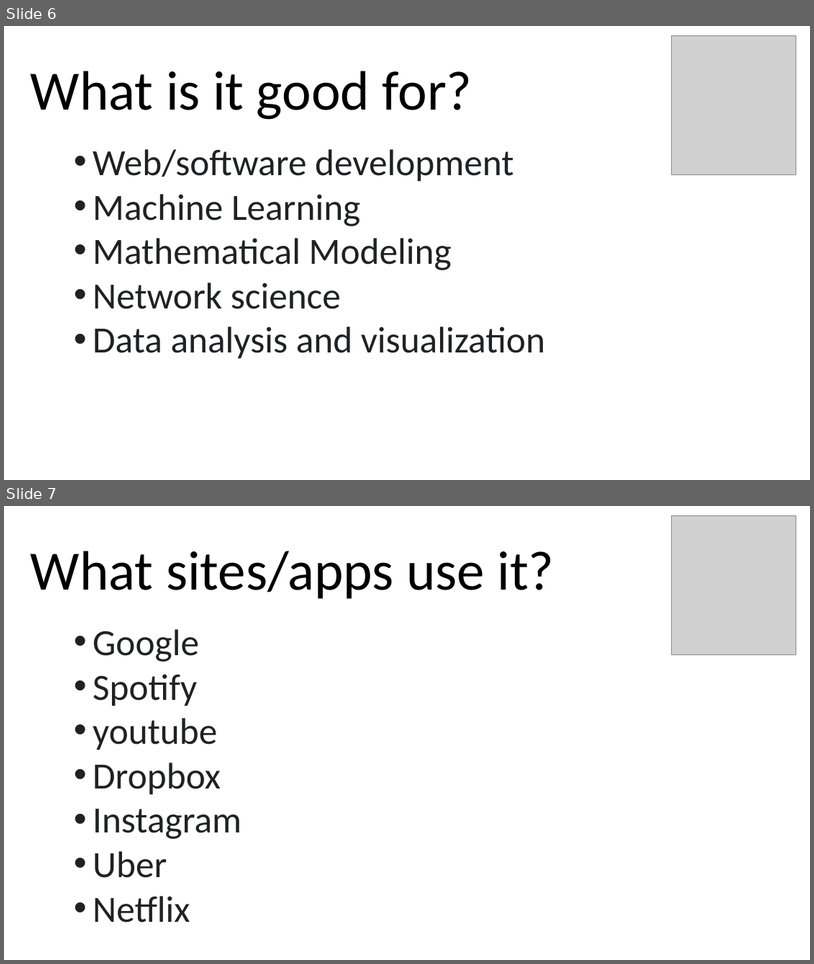
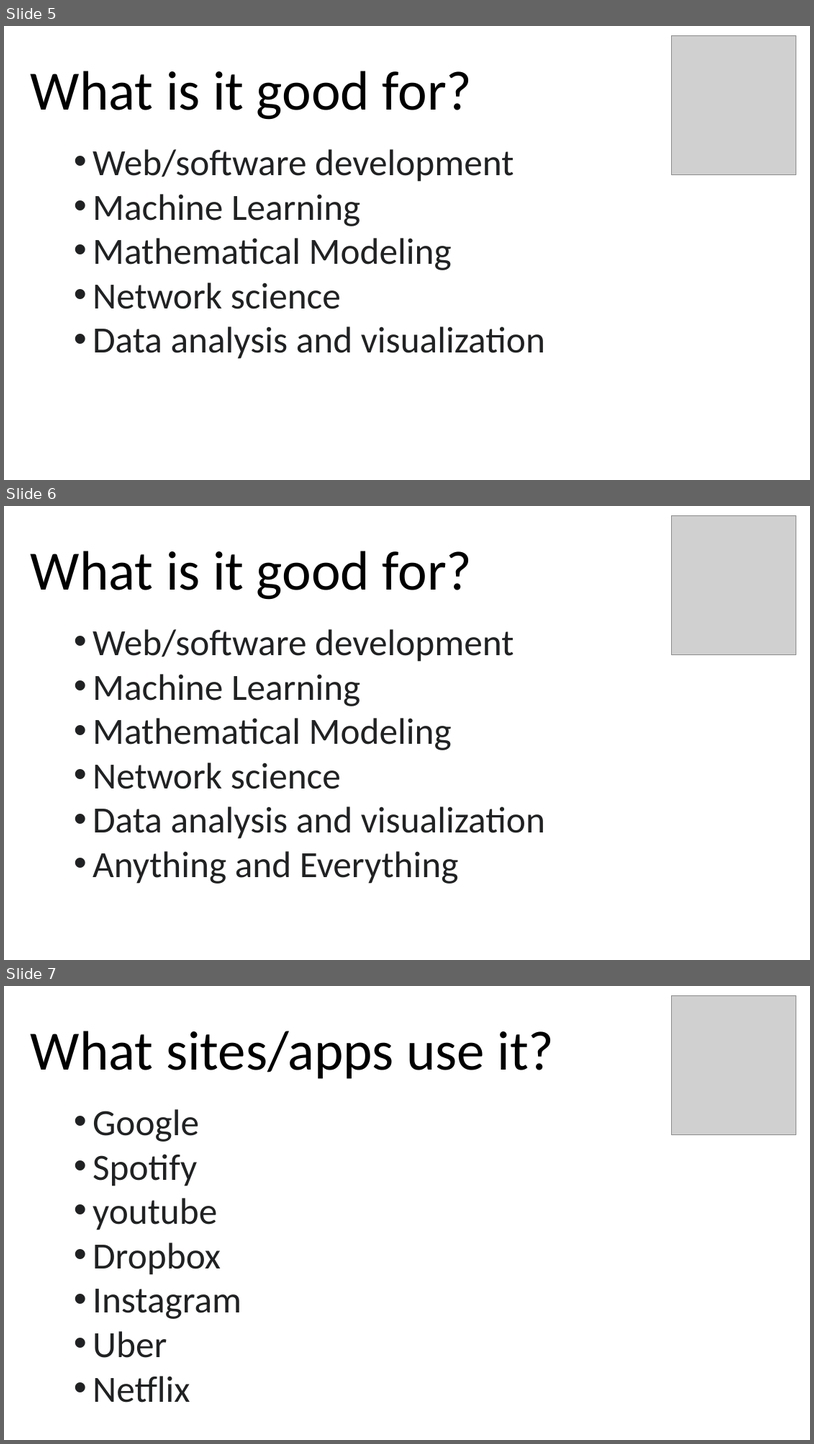
Before and after one commit to alexburn17/BIOL6100, a slide deck: python_bootcamp/ Python101.pptx. Shown one above the other, each under a label of ours: slides 6 and 7 before the commit, slides 5, 6 and 7 after it. The pictures are 814x964 and 814x1444 pixels, drawn with LibreOffice and Linux fonts; fonts in the diff are those of the drawing; grey boxes stand for pictures. Boxes give left, top, right and bottom in pixels: in the first picture for what was removed or moved away, otherwise in the second. Text is boxed around its words. In the diff, an @@ line names an element or a change of style, - is before the commit and + after.

```diff
--- a/python_bootcamp/ Python101.pptx
+++ b/python_bootcamp/ Python101.pptx
@@ slide 6 added at box(4, 506, 810, 960), background #FFFFFF @@
@@ picture added at box(672, 515, 797, 654) @@
@@ title added at box(31, 551, 473, 600), 66 pt, text #000000 @@
+What is it good for?
@@ text added at box(93, 629, 545, 883), 44 pt, text #202122 @@
+• Web/software development
+• Machine Learning
+• Mathematical Modeling
+• Network science
+• Data analysis and visualization
+• Anything and Everything
@@ what was slide 6 is now slide 5 @@
```
Also in this commit, not shown: 3 slides changed, 2 other slides added, 2 slides removed, 8 other files.
